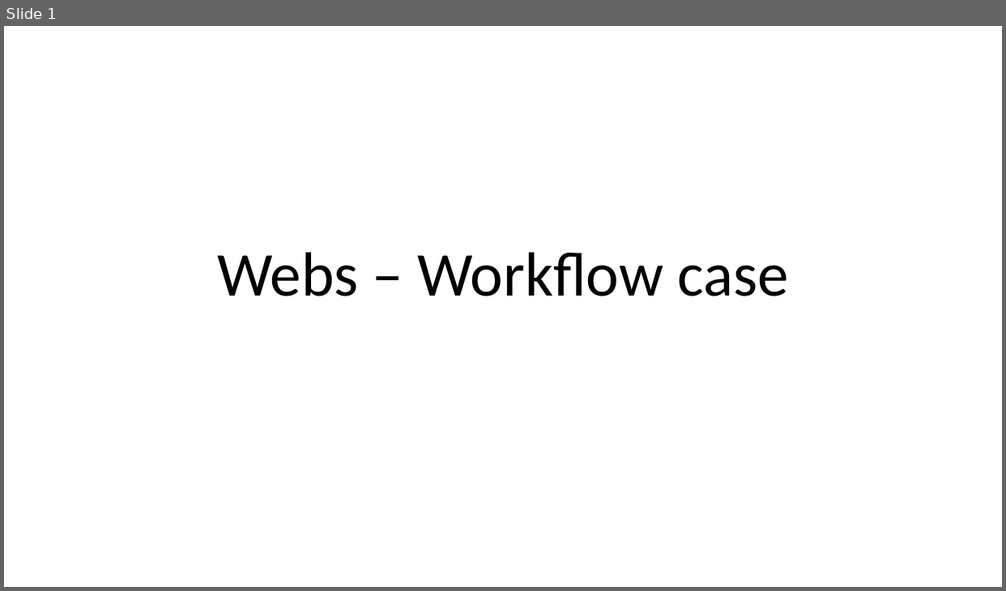
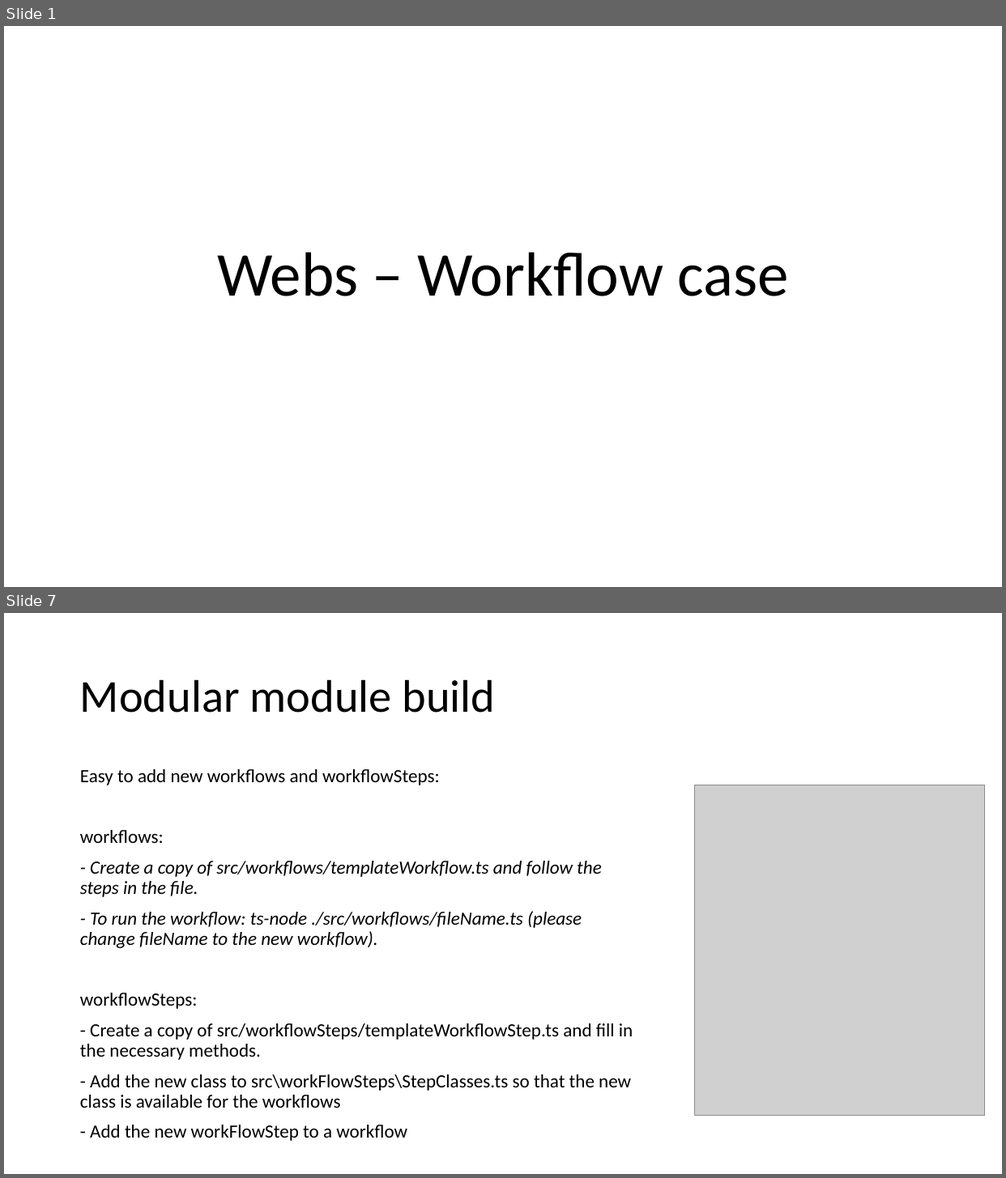
Before and after one commit to Siebe88/Webs-Workflow, a slide deck: Documentation/Webs – Workflow case - design.pptx. Shown one above the other, each under a label of ours: slide 1 before the commit, slides 1 and 7 after it; the slides between them are not shown. The pictures are 1006x591 and 1006x1178 pixels, drawn with LibreOffice and Linux fonts; fonts in the diff are those of the drawing; grey boxes stand for pictures. Boxes give left, top, right and bottom in pixels: in the first picture for what was removed or moved away, otherwise in the second. Text is boxed around its words. In the diff, an @@ line names an element or a change of style, - is before the commit and + after.

Commit message:
Features: powerpoint and workflow exports

```diff
--- a/Documentation/Webs – Workflow case - design.pptx
+++ b/Documentation/Webs – Workflow case - design.pptx
@@ slide 7 added at [4, 613, 1002, 1174], background #FFFFFF @@
@@ title added at [80, 679, 495, 713], 44 pt, text #000000 @@
+Modular module build
@@ text added at [80, 769, 633, 1141], 18 pt, text #000000 @@
+Easy to add new workflows and workflowSteps:
+workflows:
+- Create a copy of src/workflows/templateWorkflow.ts and follow the steps in the file.
+- To run the workflow: ts-node ./src/workflows/fileName.ts (please change fileName to the new workflow).
+workflowSteps:
+- Create a copy of src/workflowSteps/templateWorkflowStep.ts and fill in the necessary methods.
+- Add the new class to src\workFlowSteps\StepClasses.ts so that the new class is available for the workflows
+- Add the new workFlowStep to a workflow
@@ picture added at [695, 786, 985, 1115] @@
```
Also in this commit, not shown: 2 slides changed, 4 other slides added, 1 slide removed, 3 other files.
